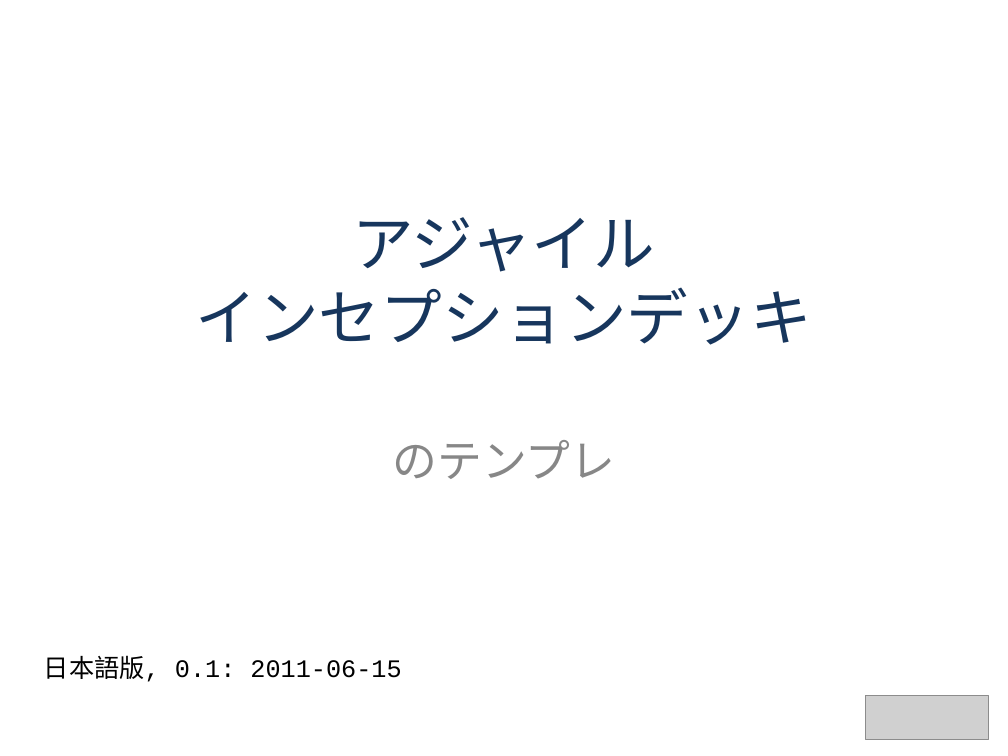
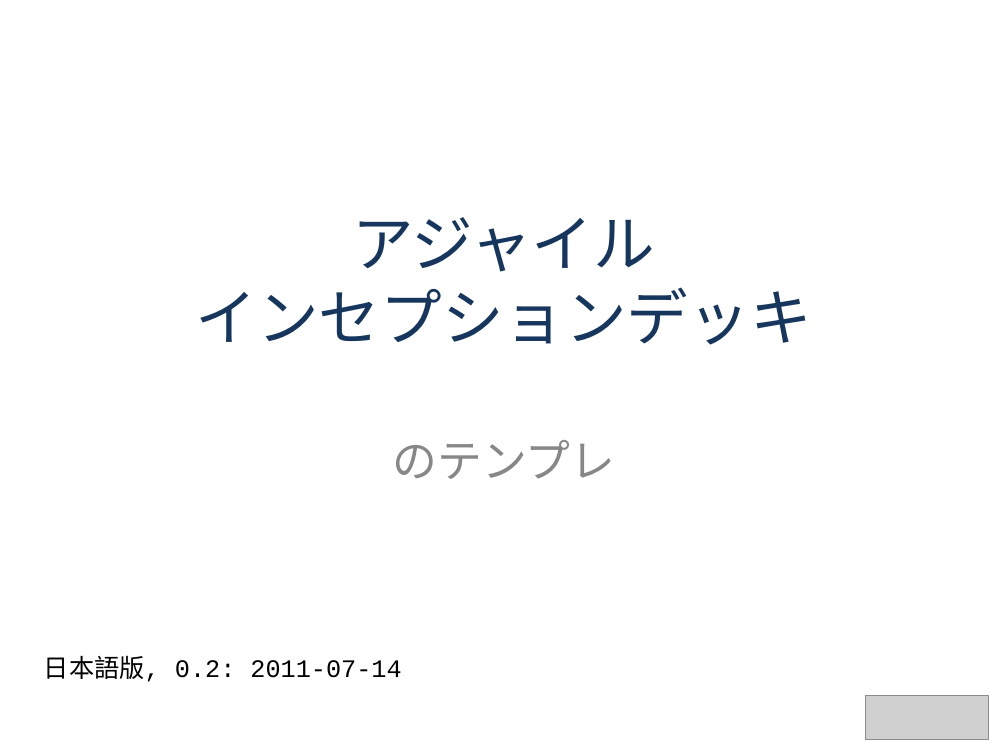
Before and after one commit to agile-samurai-ja/support, a slide deck: slide 1 of blank-inception-deck/blank-inception-deck1-ja.ppt. Drawn at 1008x756 pixels with LibreOffice and Linux fonts; fonts in the diff are those of the drawing; grey boxes stand for pictures. Boxes give left, top, right and bottom in pixels: in the first picture for what was removed or moved away, otherwise in the second. Text is boxed around its words. In the diff, an @@ line names an element or a change of style, - is before the commit and + after.

```diff
--- a/blank-inception-deck/blank-inception-deck1-ja.ppt
+++ b/blank-inception-deck/blank-inception-deck1-ja.ppt
@@ text at (44,655,401,682): text changed @@
-日本語版, 0.1: 2011-06-15
+日本語版, 0.2: 2011-07-14
```
Also in this commit, not shown: 1 other slide changed, 2 other files.
